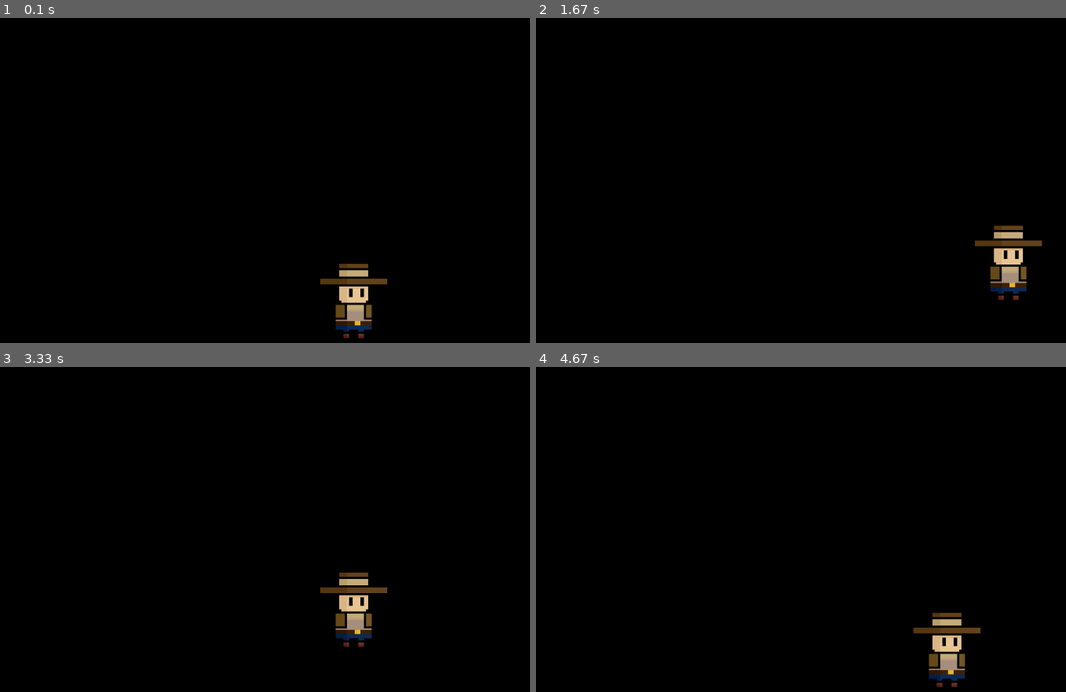
Above: before the commit, frames 1-4 (two rows, left to right).
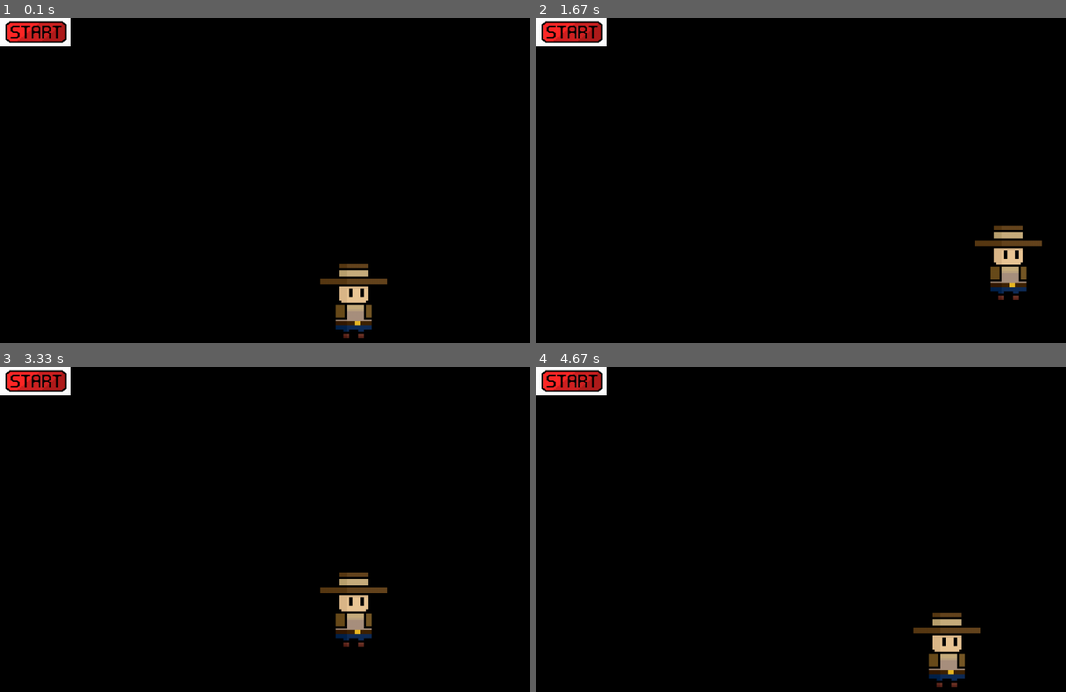
Above: after the commit, the same moments.

Repository: Juwek/pygame-project
Game: pygame game, started from main.py
The game is run twice, just before and just after one commit, with the same random seed, the same clock (stepped at 60 frames per second) and the same inputs.
Inputs:
- Up to frame 1 (0.1 s): no input
- Up to frame 2 (1.67 s): hold D 0.33-0.8 s; hold W 0.83-1.13 s; hold D 1.17-1.63 s
- Up to frame 3 (3.33 s): hold A 1.67-2.2 s; hold S 2.23-2.53 s; hold A 2.57-2.97 s; hold W from 3 s (still down)
- Up to frame 4 (4.67 s): release W at 3.37 s; hold D 3.4-4.03 s; hold S 4.07-4.43 s; hold A from 4.47 s (still down)

The runs differ from the first frame. In frame 1, 1.0% of the frame differs, in the area x 0-14%, y 0-9%; in frame 2, 1.0%; in frame 3, 1.0%; in frame 4, 1.0%.

Commit message:
create class Button

Diff:
--- /dev/null
+++ b/Scripts/Button.py
@@ -0,0 +1,11 @@
+import pygame
+from extensions import load_image
+
+
+class Button(pygame.sprite.Sprite):
+    def __init__(self, path, width, height, *group):
+        super().__init__(*group)
+        self.image = pygame.transform.scale(load_image(path), (width, height))
+        self.rect = self.image.get_rect()
+        self.rect.x = 0
+        self.rect.x = 0
--- a/main.py
+++ b/main.py
@@ -1,6 +1,8 @@
 import pygame
 from constants import WIDTH, HEIGHT, FPS
 from Scripts.Player import Player
+from Scripts.Button import Button
+
 
 if __name__ == '__main__':
     pygame.init()
@@ -10,6 +12,7 @@
 
     all_sprites = pygame.sprite.Group()
     player = Player(all_sprites)
+    start_button = Button("pictures/button.png", 100, 40, all_sprites)
 
     running = True
     while running:
Binary file added: data/pictures/button.png
